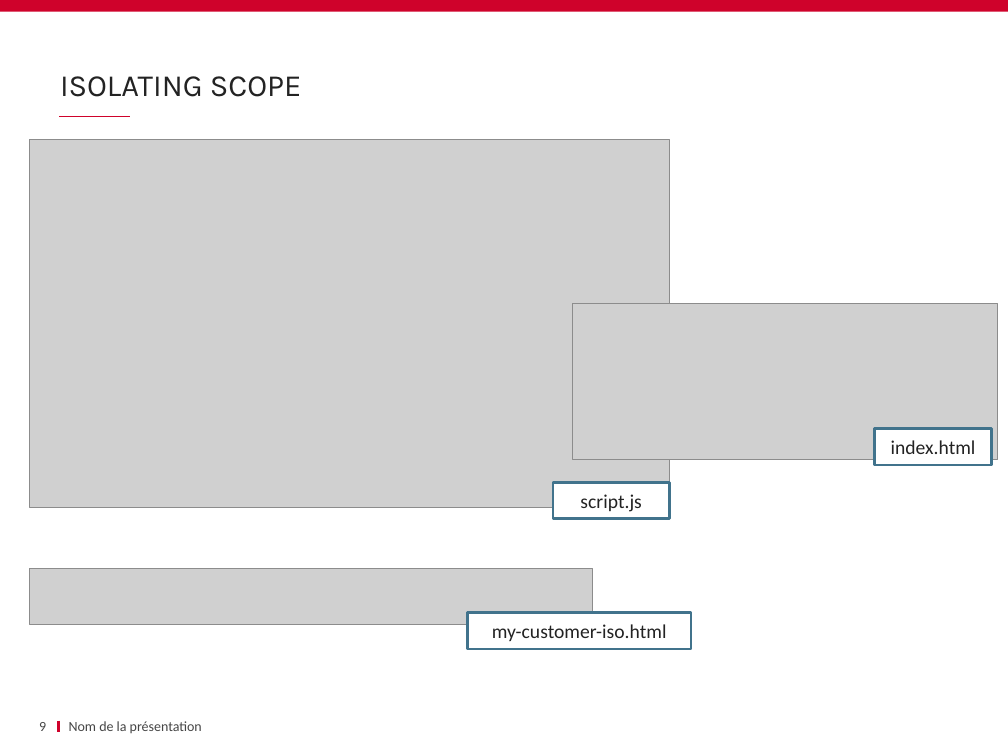
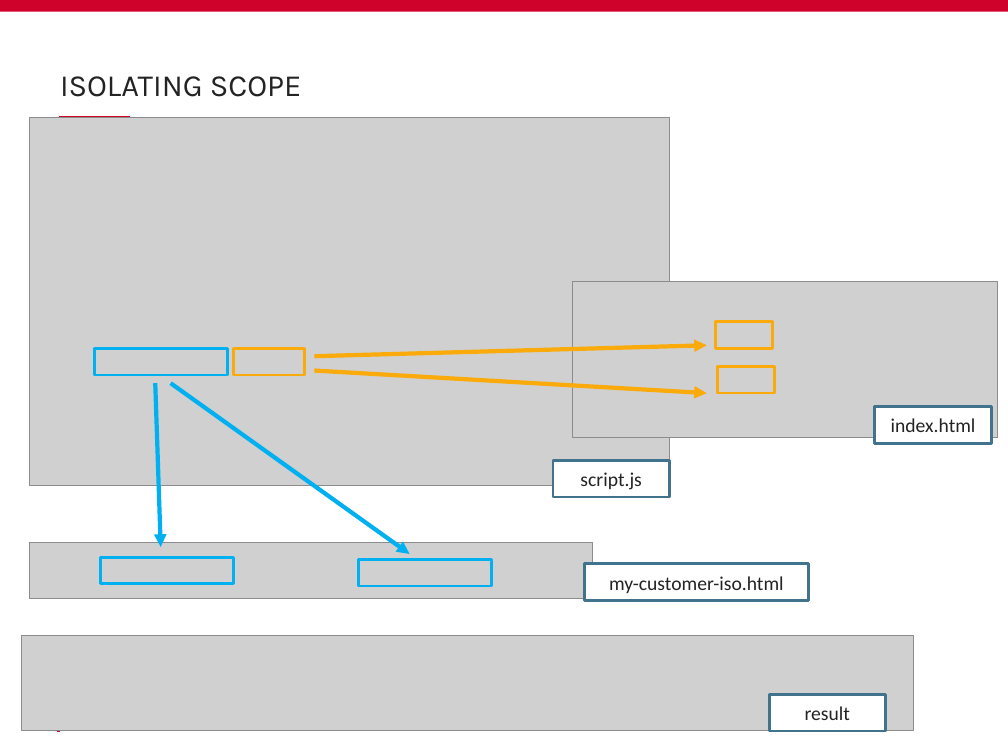
Before and after one commit to schassande/formation-angularjs1, a slide deck: slide 10 of Jour2/11 custom directives & components/11_custom directives.pptx (slide 9 before the commit). Drawn at 1008x756 pixels with LibreOffice and Linux fonts; fonts in the diff are those of the drawing; grey boxes stand for pictures; background and template pictures are left out. Boxes give left, top, right and bottom in pixels: in the first picture for what was removed or moved away, otherwise in the second. Text is boxed around its words. In the diff, an @@ line names an element or a change of style, - is before the commit and + after.

```diff
--- a/Jour2/11 custom directives & components/11_custom directives.pptx
+++ b/Jour2/11 custom directives & components/11_custom directives.pptx
@@ rectangle added at bbox=[716, 322, 773, 348], outline #FAAA0A 2 pt @@
@@ rectangle added at bbox=[95, 349, 228, 375], outline #00B0F0 2 pt @@
@@ rectangle added at bbox=[234, 349, 304, 375], outline #FAAA0A 2 pt @@
@@ arrow added from (314, 356) to (707, 346), #FAAA0A 3 pt @@
@@ arrow added from (155, 383) to (160, 547), #00B0F0 3 pt @@
@@ arrow added from (170, 383) to (409, 554), #00B0F0 3 pt @@
@@ arrow added from (314, 371) to (707, 393), #FAAA0A 3 pt @@
@@ rectangle added at bbox=[718, 367, 775, 393], outline #FAAA0A 2 pt @@
@@ 2 pictures, 2 rectangles: place and size @@
-2 pictures, 2 rectangles at bbox=[30, 139, 998, 518]
+2 pictures, 2 rectangles at bbox=[30, 118, 998, 497]
@@ picture: place and size @@
-picture at bbox=[30, 569, 594, 625]
+picture at bbox=[30, 542, 594, 599]
@@ rectangle added at bbox=[101, 557, 234, 584], outline #00B0F0 2 pt @@
@@ rectangle added at bbox=[359, 559, 492, 586], outline #00B0F0 2 pt @@
@@ rectangle "my-customer-iso.html": place and size @@
-rectangle "my-customer-iso.html" at bbox=[468, 612, 691, 648]
+rectangle "my-customer-iso.html" at bbox=[585, 563, 808, 600]
@@ picture added at bbox=[22, 636, 914, 731] @@
@@ page number at bbox=[32, 713, 46, 730]: text changed @@
-9
+10
@@ text "Nom de la présentation" rewrapped from bbox=[69, 721, 202, 733] to bbox=[69, 713, 202, 730] @@
@@ rectangle added at bbox=[769, 695, 885, 731], fill #FFFFFF, outline #41738C 2 pt, 14 pt, text #232323 @@
+result
```
Also in this commit, not shown: 3 other slides changed, 2 slides added, 1 other file.
